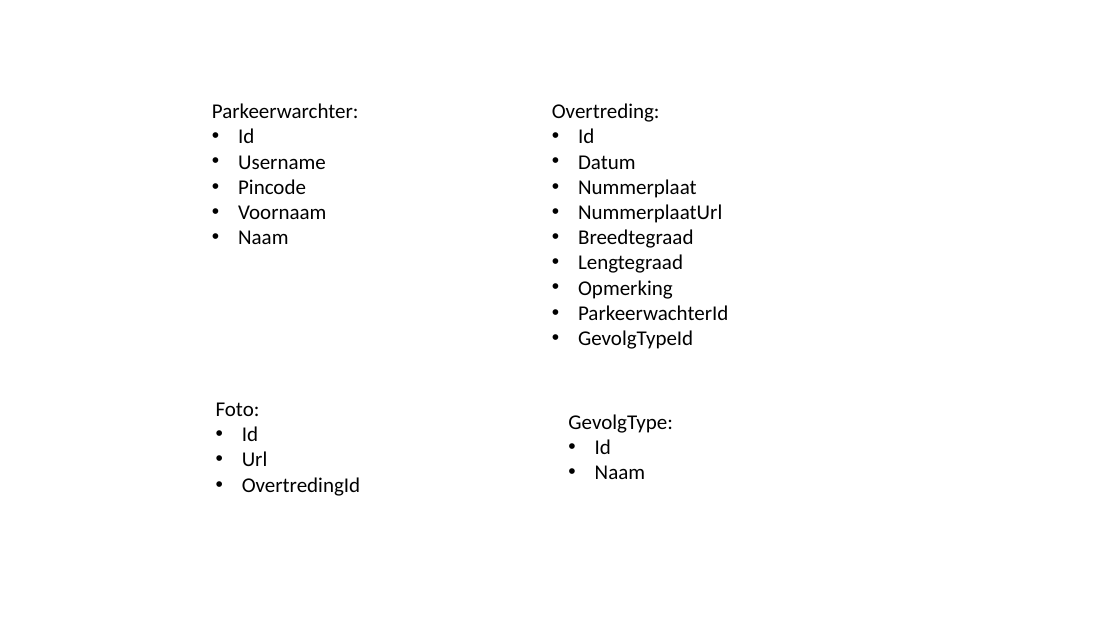
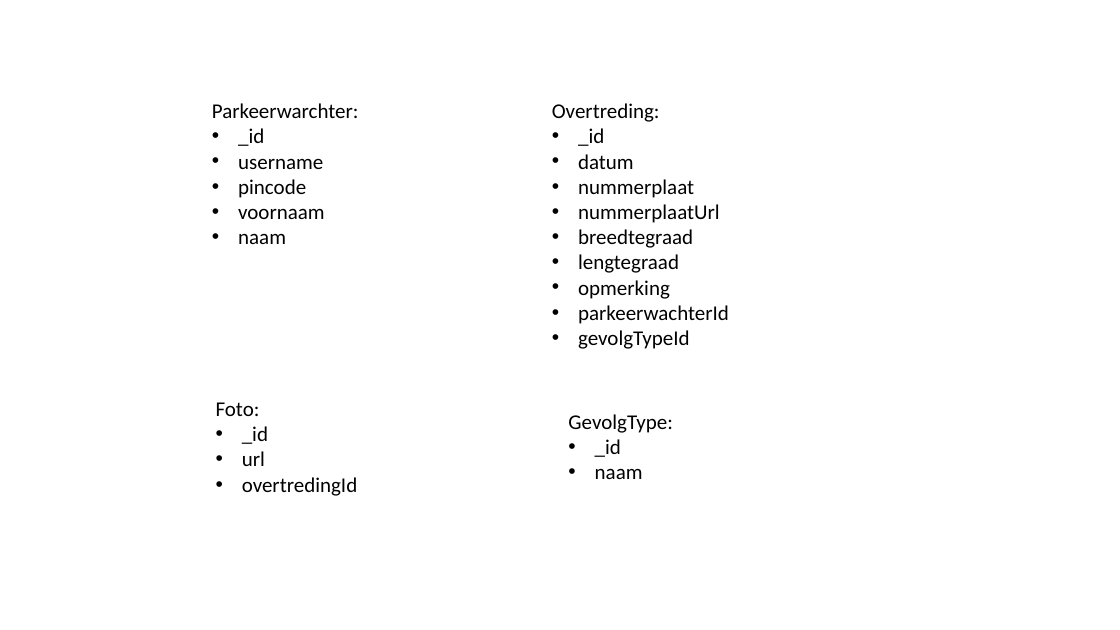
Before and after one commit to jenssels/Thomas-More-Parkeerwachter, a slide deck: slide 2 of Structuur_Database.pptx. Drawn at 1120x630 pixels with LibreOffice and Linux fonts; fonts in the diff are those of the drawing. Boxes give left, top, right and bottom in pixels: in the first picture for what was removed or moved away, otherwise in the second. Text is boxed around its words. In the diff, an @@ line names an element or a change of style, - is before the commit and + after.

```diff
--- a/Structuur_Database.pptx
+++ b/Structuur_Database.pptx
@@ text at (238, 128, 325, 244): text changed @@
-• Id
-• Username
-• Pincode
-• Voornaam
-• Naam
+• _id
+• username
+• pincode
+• voornaam
+• naam
@@ text at (578, 128, 729, 349): text changed @@
-• Id
-• Datum
-• Nummerplaat
-• NummerplaatUrl
-• Breedtegraad
-• Lengtegraad
-• Opmerking
-• ParkeerwachterId
-• GevolgTypeId
+• _id
+• datum
+• nummerplaat
+• nummerplaatUrl
+• breedtegraad
+• lengtegraad
+• opmerking
+• parkeerwachterId
+• gevolgTypeId
@@ text at (242, 426, 357, 496): text changed @@
-• Id
-• Url
-• OvertredingId
+• _id
+• url
+• overtredingId
@@ text at (595, 439, 643, 479): text changed @@
-• Id
-• Naam
+• _id
+• naam
```
Also in this commit, not shown: 1 other file.
